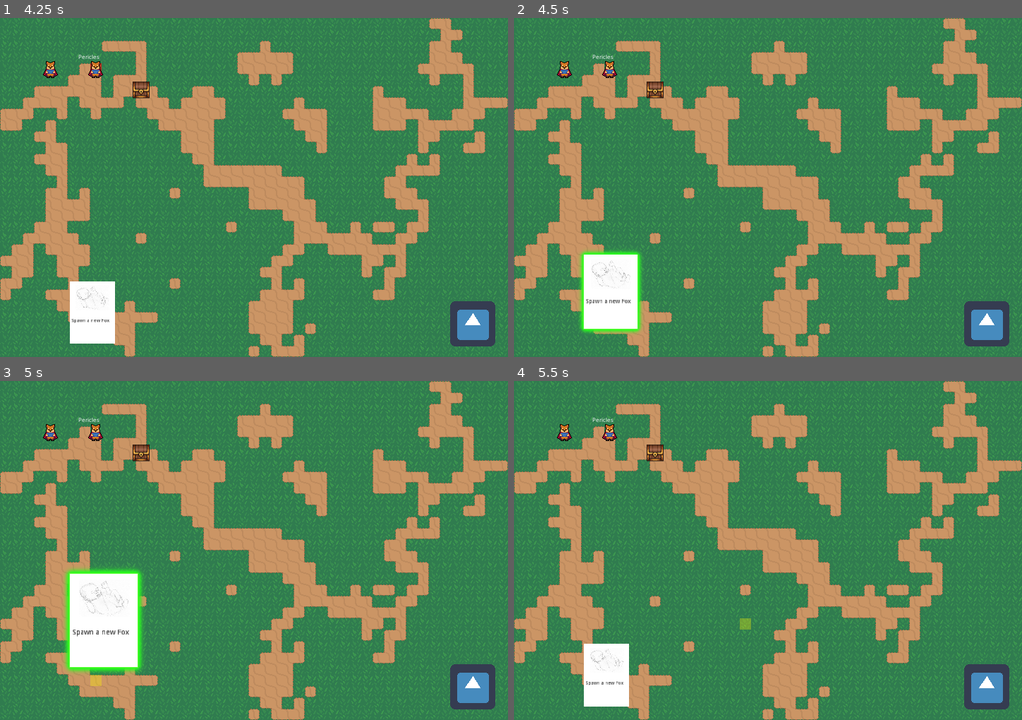
Above: before the commit, frames 1-4 (two rows, left to right).
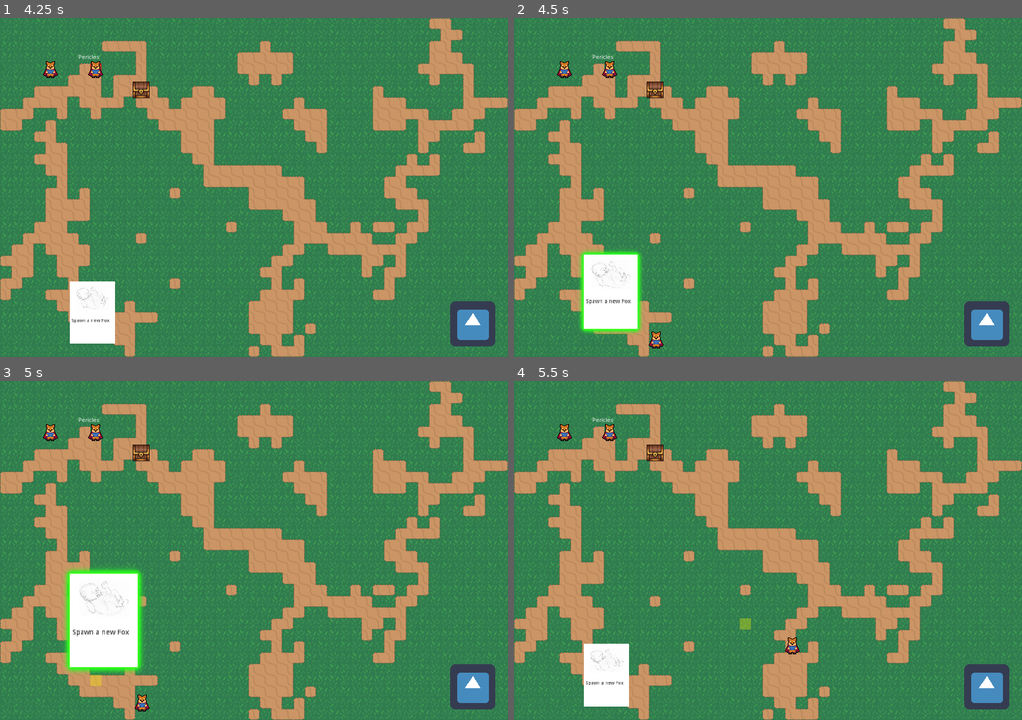
Above: after the commit, the same moments.

Repository: Multi-User-Domain/SimPolis
Game: Godot game, scene res://Main.tscn
The game is run twice, just before and just after one commit, with the same random seed, the same clock (stepped at 60 frames per second) and the same inputs. The engine's default icon, where the game draws it, is replaced by a stand-in: a white triangle on a blue panel in a dark square.
Inputs (mouse positions are in pixels of both pictures, inside the frame that each line leads up to):
- Up to frame 1 (4.25 s): click (472, 323) at 0.5 s; click (472, 323) at 1.25 s; click (472, 323) at 2 s; tap Enter at 2.75 s; move the mouse to (50, 72) at 2.77 s; click (50, 72) at 2.92 s; tap Space at 3.5 s; move the mouse to (96, 72) at 3.52 s; click (96, 72) at 3.67 s
- Up to frame 2 (4.5 s): tap Enter at 4.25 s; move the mouse to (605, 312) at 4.27 s; click (605, 312) at 4.42 s
- Up to frame 3 (5 s): no input
- Up to frame 4 (5.5 s): move the mouse to (742, 618) at 5.02 s; click (742, 618) at 5.17 s

Frame 1 is identical in both runs. In frame 2, 0.1% of the frame differs, in the area x 26-30%, y 92-98%; in frame 3, 0.1%; in frame 4, 0.1%.

Commit message:
on card select show prompt with a hardcoded character

Diff:
--- a/Main.gd
+++ b/Main.gd
@@ -1,9 +1,12 @@
 extends Node2D
 
+onready var place_item_prompt = get_node("ItemPlacePrompt")
 var selected_character: Character
 
 # will be set to the hovered card by child (for detecting if a card has been selected
 var mouse_hovering_over_card: Node2D = null
+
+var character_scene = preload("res://characters/Player/Player.tscn")
 
 func _ready():
 	$Grid.place_in_cell($Themistocles, Vector2(4,4))
@@ -52,7 +55,8 @@
 
 		# we have received a select command (left click)
 		if mouse_hovering_over_card != null and event.button_index == BUTTON_LEFT:
-			print('I clicked a card! ' + str(mouse_hovering_over_card))
+			var new_fox = character_scene.instance()
+			place_item_prompt.set_new_item(new_fox)
 
 		# we have received an action command (right click)
 		if selected_character != null and event.button_index == BUTTON_RIGHT:
--- a/Main.tscn
+++ b/Main.tscn
@@ -9,6 +9,7 @@
 [ext_resource path="res://HUD.gd" type="Script" id=7]
 [ext_resource path="res://icon.png" type="Texture" id=8]
 [ext_resource path="res://objects/cards/Card.tscn" type="PackedScene" id=9]
+[ext_resource path="res://ItemPlacePrompt.tscn" type="PackedScene" id=10]
 
 [sub_resource type="TileSet" id=1]
 0/name = "DirtTileset.png 0"
@@ -84,6 +85,8 @@
 [node name="Treasure" parent="." instance=ExtResource( 6 )]
 position = Vector2( 295, 88 )
 
+[node name="ItemPlacePrompt" parent="." instance=ExtResource( 10 )]
+
 [node name="HUD" type="CanvasLayer" parent="."]
 script = ExtResource( 7 )
 
Not shown: 1 places in Main.tscn that only renumber resources
